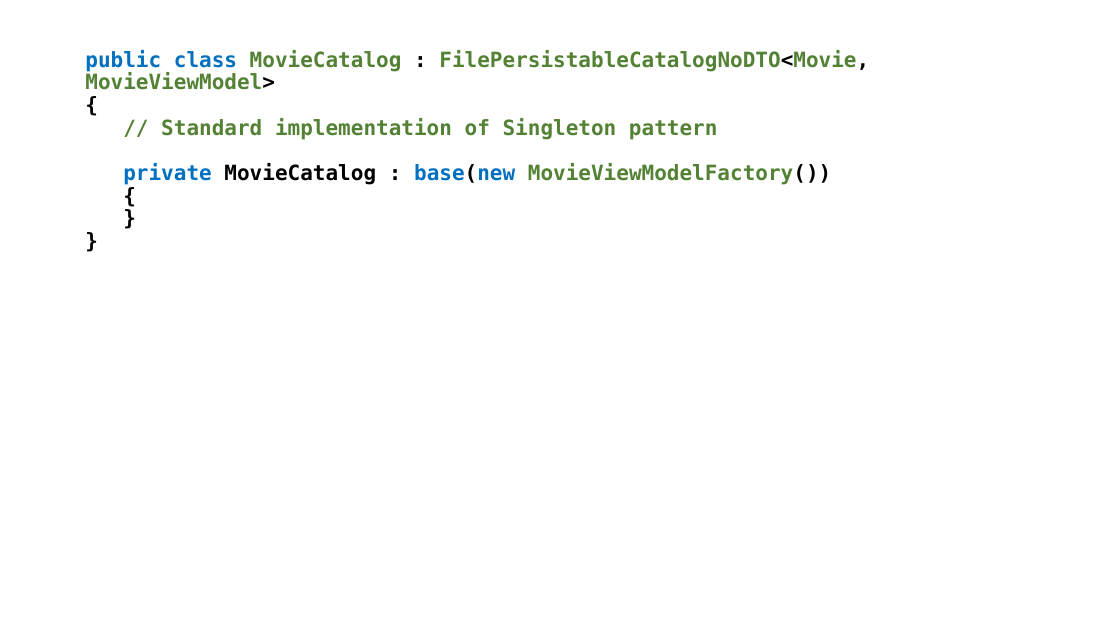
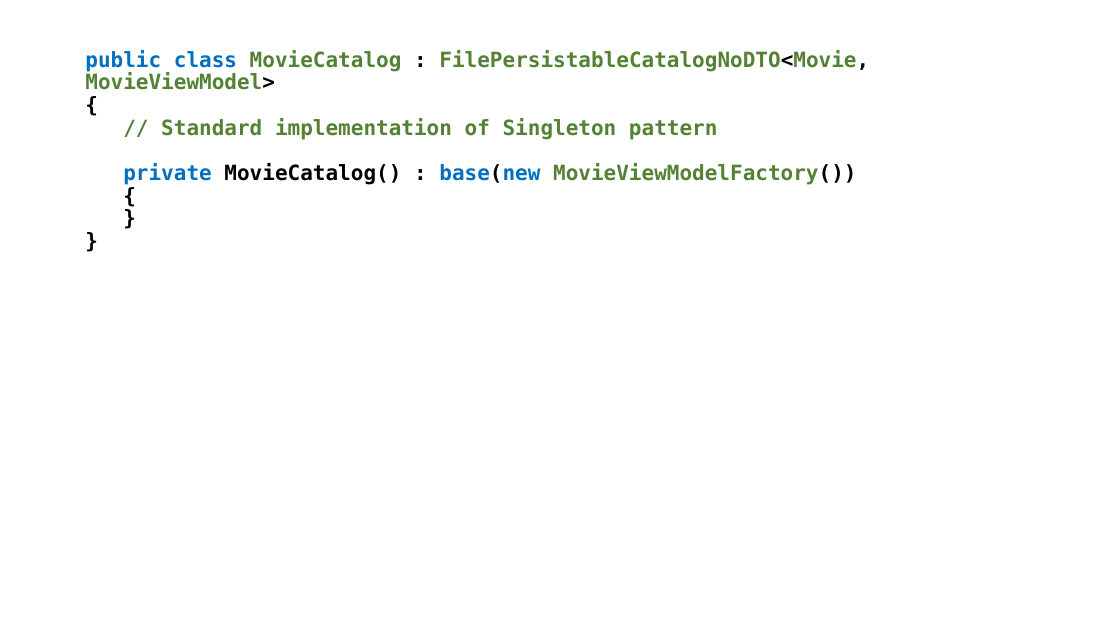
Before and after one commit to perl-easj/Teaching-materials, a slide deck: slide 193 of CSharpProgramming/Presentations/MVVMStarter Class Library.pptx (slide 176 before the commit). Drawn at 1120x630 pixels with LibreOffice and Linux fonts; fonts in the diff are those of the drawing. Boxes give left, top, right and bottom in pixels: in the first picture for what was removed or moved away, otherwise in the second. Text is boxed around its words. In the diff, an @@ line names an element or a change of style, - is before the commit and + after.

```diff
--- a/CSharpProgramming/Presentations/MVVMStarter Class Library.pptx
+++ b/CSharpProgramming/Presentations/MVVMStarter Class Library.pptx
@@ text at (123, 163, 856, 185): text changed @@
-private MovieCatalog : base(new MovieViewModelFactory())
+private MovieCatalog() : base(new MovieViewModelFactory())
```
Also in this commit, not shown: 7 other slides changed, 21 slides added, 1 slide removed, 2 other files.
